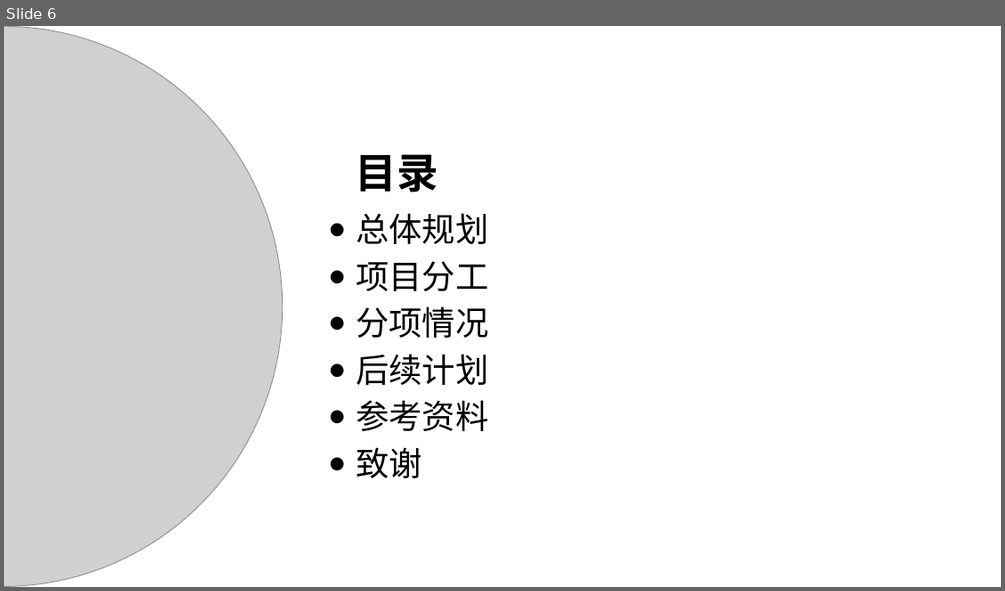
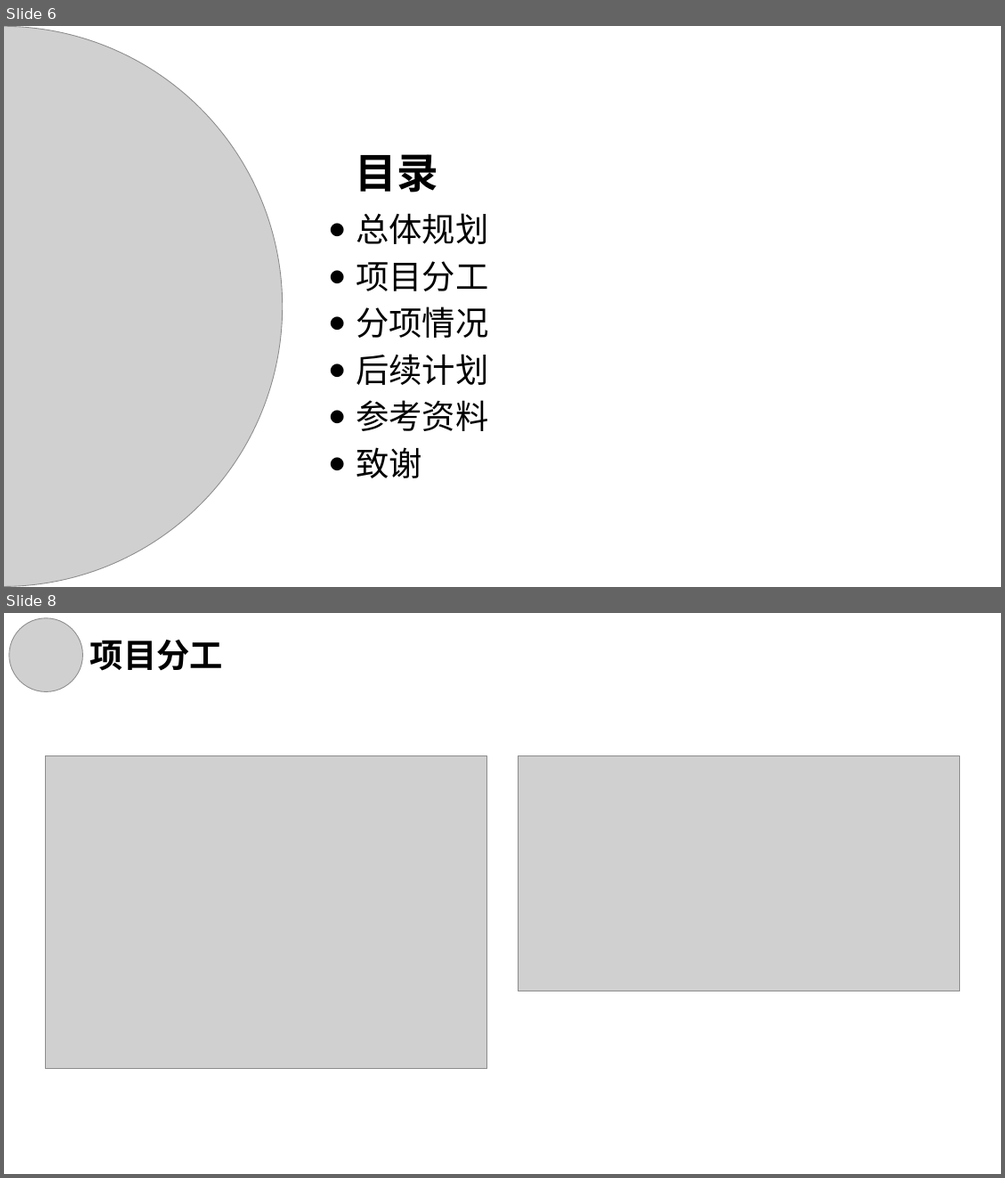
Before and after one commit to hance0601/dsp_proj, a slide deck: 开题报告.pptx. Shown one above the other, each under a label of ours: slide 6 before the commit, slides 6 and 8 after it; the slides between them are not shown. The pictures are 1005x591 and 1005x1178 pixels, drawn with LibreOffice and Linux fonts; fonts in the diff are those of the drawing; grey boxes stand for pictures. Boxes give left, top, right and bottom in pixels: in the first picture for what was removed or moved away, otherwise in the second. Text is boxed around its words. In the diff, an @@ line names an element or a change of style, - is before the commit and + after.

```diff
--- a/开题报告.pptx
+++ b/开题报告.pptx
@@ slide 8 added at <box>4,613,1001,1174</box>, background #FFFFFF @@
@@ picture added at <box>9,618,82,691</box> @@
@@ text added at <box>90,639,223,671</box>, 32 pt, text #000000, bold @@
+项目分工
@@ picture added at <box>46,755,488,1069</box> @@
@@ picture added at <box>518,755,960,990</box> @@
```
Also in this commit, not shown: 3 slides changed, 11 other slides added, 3 other files.
